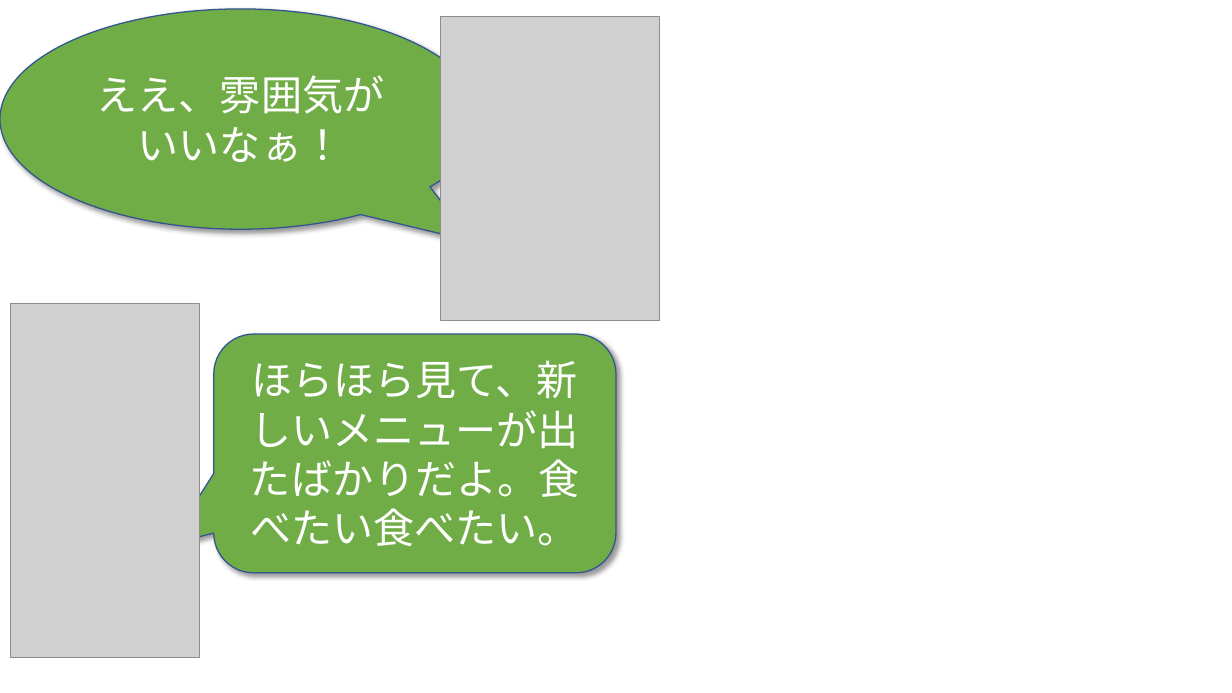
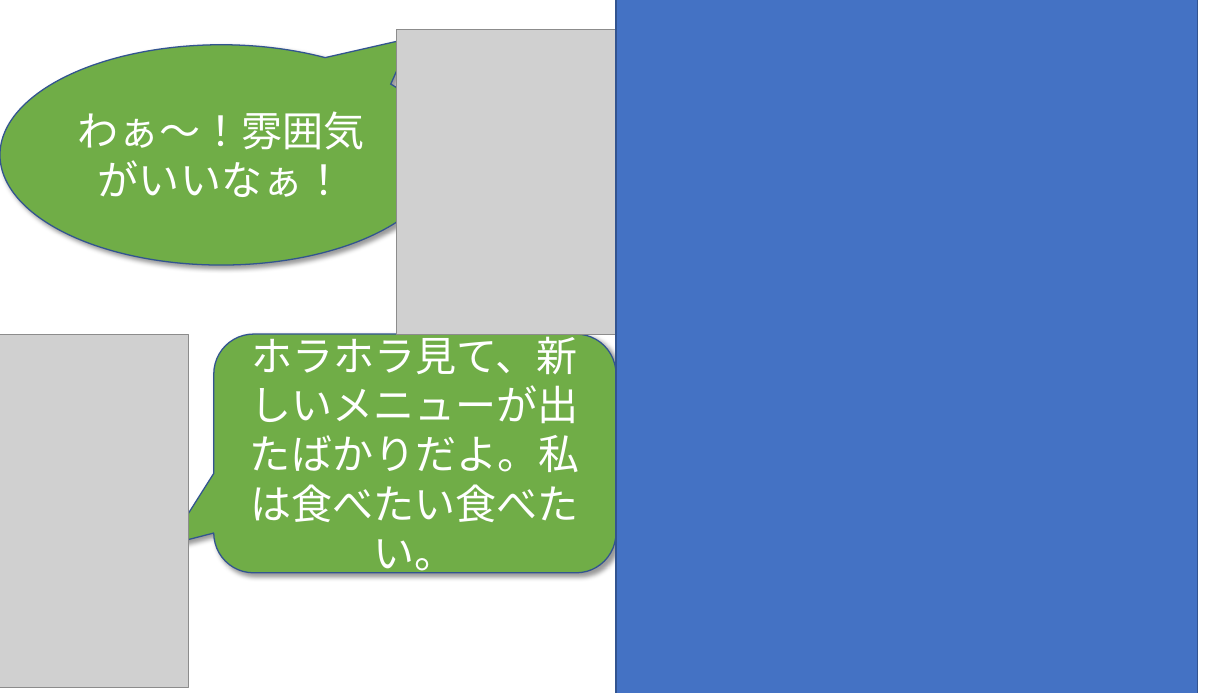
Before and after one commit to phuchung97/phuchung97.github.io, a slide deck: slide 22 of design/story.pptx. Drawn at 1232x693 pixels with LibreOffice and Linux fonts; fonts in the diff are those of the drawing; grey boxes stand for pictures; background and template pictures are left out. Boxes give left, top, right and bottom in pixels: in the first picture for what was removed or moved away, otherwise in the second. Text is boxed around its words. In the diff, an @@ line names an element or a change of style, - is before the commit and + after.

```diff
--- a/design/story.pptx
+++ b/design/story.pptx
@@ rectangle added at bbox=[616, 0, 1198, 693], fill #4472C4, outline #325491 1 pt @@
@@ speech bubble "わぁ～！雰囲気がいいなぁ！": place and size @@
-speech bubble "わぁ～！雰囲気がいいなぁ！" at bbox=[0, 9, 482, 229]
+speech bubble "わぁ～！雰囲気がいいなぁ！" at bbox=[0, 44, 443, 264]
@@ speech bubble "わぁ～！雰囲気がいいなぁ！" at bbox=[0, 44, 443, 264]: proportions changed @@
@@ picture: place and size @@
-picture at bbox=[441, 17, 660, 321]
+picture at bbox=[396, 30, 616, 334]
@@ text in speech bubble at bbox=[77, 111, 365, 197]: text changed @@
-ええ、雰囲気がいいなぁ！
+わぁ～！雰囲気がいいなぁ！
@@ text in rounded speech box at bbox=[250, 329, 579, 579]: text changed @@
-ほらほら見て、新しいメニューが出たばかりだよ。食べたい食べたい。
+ホラホラ見て、新しいメニューが出たばかりだよ。私は食べたい食べたい。
@@ picture: place and size @@
-picture at bbox=[10, 304, 199, 657]
+picture at bbox=[0, 335, 189, 688]
```
Also in this commit, not shown: 19 other slides changed, 20 other files.
